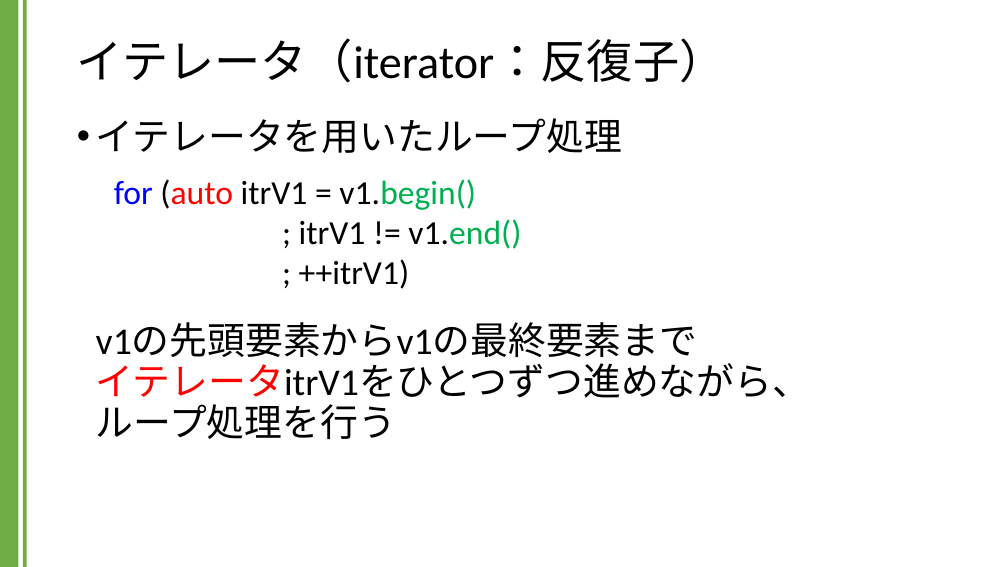
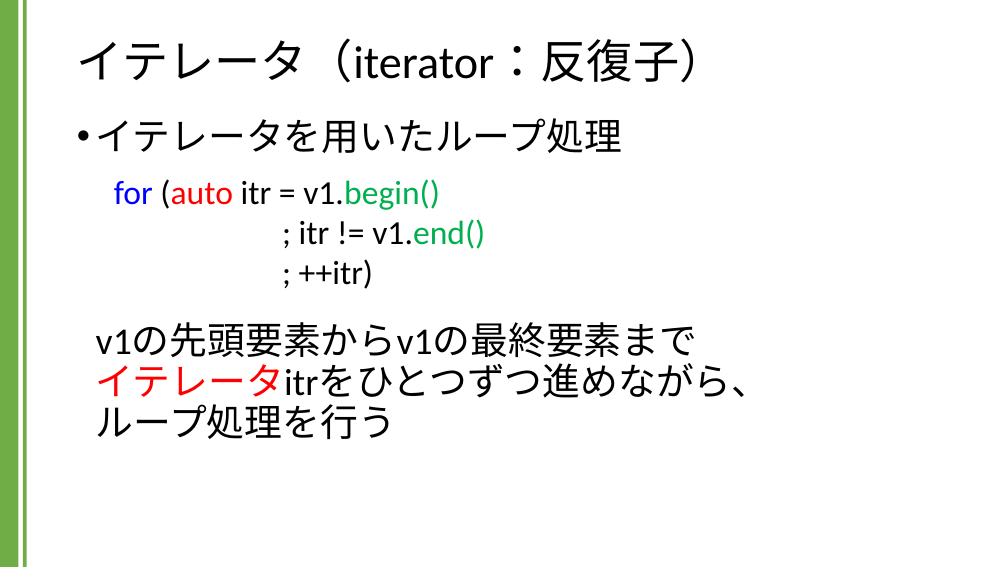
Before and after one commit to kic-murata/cpp2024, a slide deck: slide 26 of 授業資料/講義資料：Vectorクラス.pptx. Drawn at 1008x567 pixels with LibreOffice and Linux fonts; fonts in the diff are those of the drawing. Boxes give left, top, right and bottom in pixels: in the first picture for what was removed or moved away, otherwise in the second. Text is boxed around its words. In the diff, an @@ line names an element or a change of style, - is before the commit and + after.

```diff
--- a/授業資料/講義資料：Vectorクラス.pptx
+++ b/授業資料/講義資料：Vectorクラス.pptx
@@ text at (96,118,770,439): text changed @@
-• イテレータを用いたループ処理
-  v1の先頭要素からv1の最終要素まで
-  イテレータitrV1をひとつずつ進めながら、
-  ループ処理を行う
+• イテレータを用いたループ処理
+  v1の先頭要素からv1の最終要素まで
+  イテレータitrをひとつずつ進めながら、
+  ループ処理を行う
@@ text at (114,179,485,289): text changed @@
-for (auto itrV1 = v1.begin()
-; itrV1 != v1.end()
-; ++itrV1)
+for (auto itr = v1.begin()
+; itr != v1.end()
+; ++itr)
```
Also in this commit, not shown: 3 other slides changed, 1 slide added, 1 slide removed.
